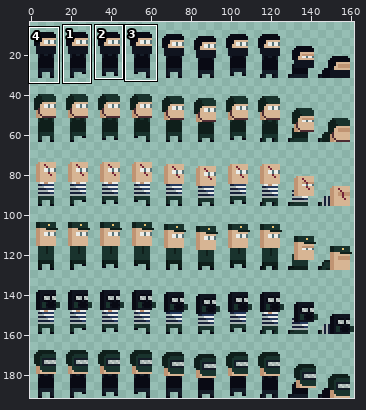
Two states of a sprite sheet, Resourses/Players.png. Above: a wide view before the commit, with the close-up outlined.
Close-up. Before the edit:
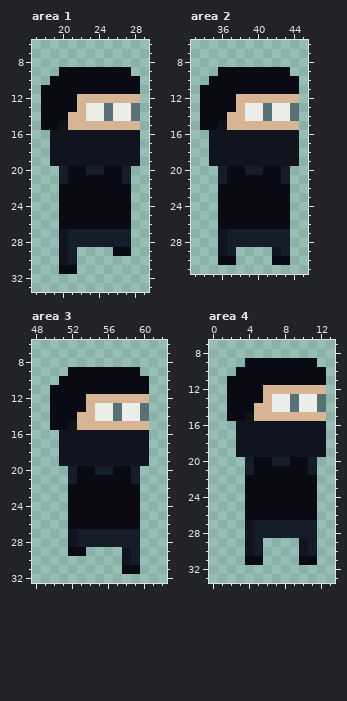
The file is 162x192 pixels. Shown: area 1: x 17..29, y 6..33; area 2: x 33..45, y 6..31; area 3: x 48..62, y 6..32; area 4: x 0..13, y 7..33. The wide view leaves out empty margins. The commit also changed other parts of the picture, which this record leaves out.
After the commit:
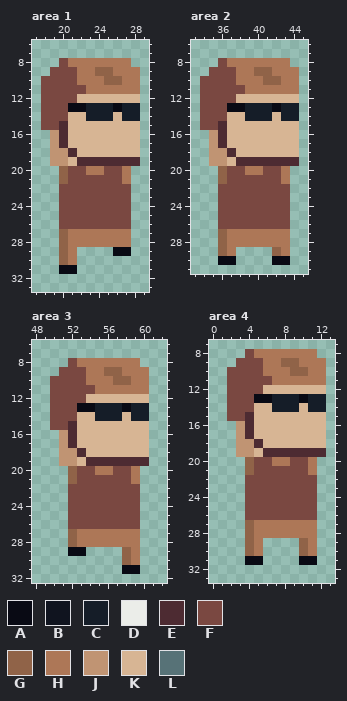
Palette (. is transparent): A #090a14  B #10141f  C #151d28  D #ebede9  E #4d2b32  F #7a4841  G #906348  H #ad7757  J #c09473  K #d7b594  L #577277
From old to new:
Area 1:
y 8: x 20..27 ........ -> FHHHHHHH
y 9: x 19..28 .AAAAAAAA. -> FFFHHGGHHH
y 10: x 18..28 .AAAAAAAAAA -> FFFFHHHGGHH
y 11: x 18..28 AAAAAAAAAAA -> FFFFFHHHHHH
y 12: x 18..21 AAAA -> FFFF
y 13: x 18..20 AAA -> FFF; x 22..28 KDDLDDL -> ACCCACC
y 14: x 18..20 AAA -> FFF; x 23..28 DDLDDL -> CCCKCC
y 15: x 18..20 AAB -> FFE
y 16..17: x 19..28 BBBBBBBBBB -> JEKKKKKKKK
y 18: x 19..28 BBBBBBBBBB -> JJEKKKKKKK
y 19: x 19..28 BBBBBBBBBB -> JJKEEEEEEE
y 20: x 20..27 CAACCAAC -> GFFHHFFH
y 21: x 20..27 CAAAAAAC -> GFFFFFFH
y 22..26: x 20..27 AAAAAAAA -> FFFFFFFF
y 27..28: x 20..27 BCCCCCCC -> GHHHHHHH
y 29..30: x 20..21 BC -> GH
Area 2:
y 8: x 36..43 ........ -> FHHHHHHH
y 9: x 35..44 .AAAAAAAA. -> FFFHHGGHHH
y 10: x 34..44 .AAAAAAAAAA -> FFFFHHHGGHH
y 11: x 34..44 AAAAAAAAAAA -> FFFFFHHHHHH
y 12: x 34..37 AAAA -> FFFF
y 13: x 34..36 AAA -> FFF; x 38..44 KDDLDDL -> ACCCACC
y 14: x 34..36 AAA -> FFF; x 39..44 DDLDDL -> CCCKCC
y 15: x 34..36 AAB -> FFE
y 16..17: x 35..44 BBBBBBBBBB -> JEKKKKKKKK
y 18: x 35..44 BBBBBBBBBB -> JJEKKKKKKK
y 19: x 35..44 BBBBBBBBBB -> JJKEEEEEEE
y 20: x 36..43 CAACCAAC -> GFFHHFFH
y 21: x 36..43 CAAAAAAC -> GFFFFFFH
y 22..26: x 36..43 AAAAAAAA -> FFFFFFFF
y 27..28: x 36..43 BCCCCCCC -> GHHHHHHH
y 29: x 36..37 BC -> GH; x 42..43 BC -> GH
Area 3:
y 8: x 52..59 ........ -> FHHHHHHH
y 9: x 51..60 .AAAAAAAA. -> FFFHHGGHHH
y 10: x 50..60 .AAAAAAAAAA -> FFFFHHHGGHH
y 11: x 50..60 AAAAAAAAAAA -> FFFFFHHHHHH
y 12: x 50..53 AAAA -> FFFF
y 13: x 50..52 AAA -> FFF; x 54..60 KDDLDDL -> ACCCACC
y 14: x 50..52 AAA -> FFF; x 55..60 DDLDDL -> CCCKCC
y 15: x 50..52 AAB -> FFE
y 16..17: x 51..60 BBBBBBBBBB -> JEKKKKKKKK
y 18: x 51..60 BBBBBBBBBB -> JJEKKKKKKK
y 19: x 51..60 BBBBBBBBBB -> JJKEEEEEEE
y 20: x 52..59 CAACCAAC -> GFFHHFFH
y 21: x 52..59 CAAAAAAC -> GFFFFFFH
y 22..26: x 52..59 AAAAAAAA -> FFFFFFFF
y 27..28: x 52..59 BCCCCCCC -> GHHHHHHH
y 29..30: x 58..59 BC -> GH
Area 4:
y 8: x 4..11 ........ -> FHHHHHHH
y 9: x 3..12 .AAAAAAAA. -> FFFHHGGHHH
y 10: x 2..12 .AAAAAAAAAA -> FFFFHHHGGHH
y 11: x 2..12 AAAAAAAAAAA -> FFFFFHHHHHH
y 12: x 2..5 AAAA -> FFFF
y 13: x 2..4 AAA -> FFF; x 6..12 KDDLDDL -> ACCCACC
y 14: x 2..4 AAA -> FFF; x 7..12 DDLDDL -> CCCKCC
y 15: x 2..4 AAB -> FFE
y 16..17: x 3..12 BBBBBBBBBB -> JEKKKKKKKK
y 18: x 3..12 BBBBBBBBBB -> JJEKKKKKKK
y 19: x 3..12 BBBBBBBBBB -> JJKEEEEEEE
y 20: x 4..11 CAACCAAC -> GFFHHFFH
y 21: x 4..11 CAAAAAAC -> GFFFFFFH
y 22..26: x 4..11 AAAAAAAA -> FFFFFFFF
y 27..28: x 4..11 BCCCCCCC -> GHHHHHHH
y 29..30: x 4..5 BC -> GH; x 10..11 BC -> GH
